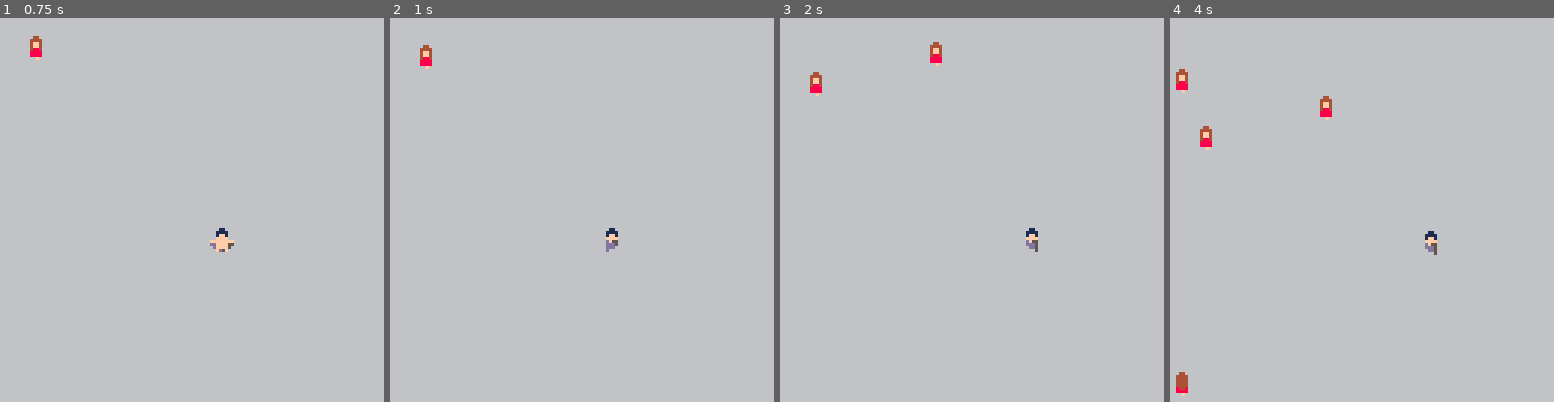
Above: before the commit, frames 1-4 (left to right).
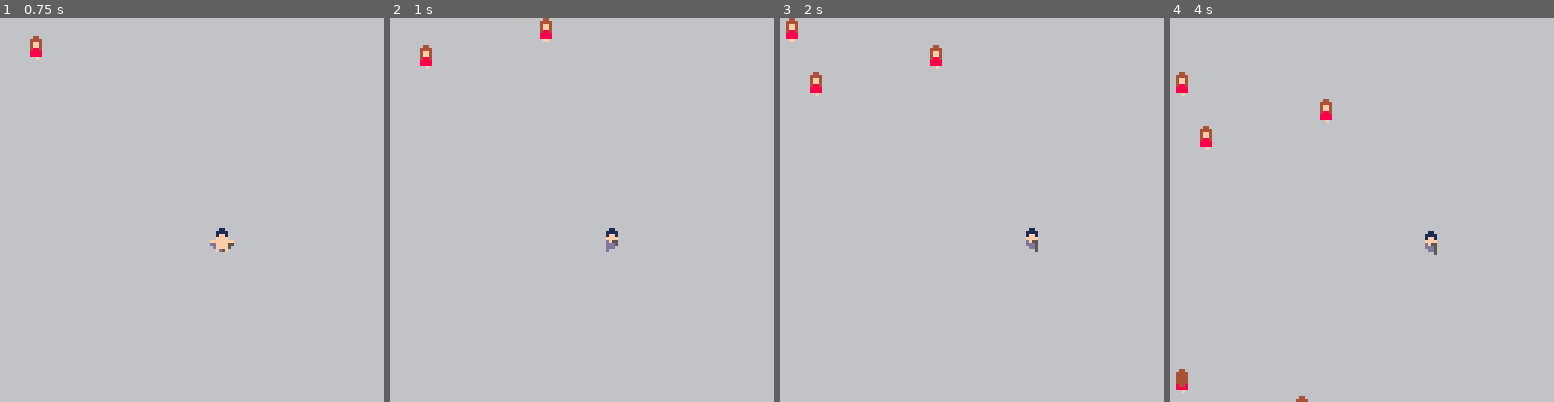
Above: after the commit, the same moments.

Repository: Wagomu056/SKing
Game: PICO-8 cartridge s-king.p8
The game is run twice, just before and just after one commit, with the same random seed, the same clock (stepped at 60 frames per second) and the same inputs.
Inputs:
- Up to frame 1 (0.75 s): tap O (Z key) at 0.7 s
- Up to frame 2 (1 s): no input
- Up to frame 3 (2 s): hold Right from 1.6 s (still down); tap O (Z key) at 1.7 s
- Up to frame 4 (4 s): release Right at 2.1 s; tap O (Z key) every 0.4 s from 2.1 to 3.7 s; hold Up 2.15-2.42 s; hold Right 2.47-3.03 s; hold Left 3.08-3.58 s; hold Down 3.63-3.97 s

Frame 1 is identical in both runs. In frame 2, 0.2% of the frame differs, in the area x 39-43%, y 0-7%; in frame 3, 0.3%; in frame 4, 0.3%, in the area x 1-43%, y 13-100%.

Commit message:
リファクタ

Diff:
--- a/s-king.p8
+++ b/s-king.p8
@@ -27,6 +27,8 @@
 girl={}
 girl.new=function()
 	local obj=actor.new(0x10)
+	-- normal,wonder,escape
+	obj.status="normal"
 
 	obj.start_move=function(self,x,y,dir_type)
 		self.x=x;self.y=y
@@ -84,125 +86,132 @@
 		end
 	end
 end
---[[
-members
---]]
-actors={}
-
-pl=actor.new()
-pl.is_real=true
-add(actors,pl)
-
-gl_cnt=10
-gls={}
-for i=1,gl_cnt do
-	gls[i]=girl.new()
-	add(actors,gls[i])
-end
 
 --[[
 original func
 --]]
 function _init()
-	pl.x=70
-	pl.y=70
-	init_girls()
-
+	actors={}
+
+	--player
+	pl=actor.new()
+	add(actors,pl)
+	init_player(pl)
+
+	--girls
+	girls_max=10
+	girls={}
+	for i=1,girls_max do
+		girls[i]=girl.new()
+		add(actors,girls[i])
+	end
+	init_girls(girls,girls_max)
+
+	--debug
 	debug_init()
 end
 
 function _update()
-	update_player()
-	update_girls_wave()
-	update_girls()
+	update_player(pl)
+	update_girls_wave(girls)
+	update_girls(girls)
 end
 
 function _draw()
 	rectfill(0,0,127,127,6)
+
+	--draw all actor
 	draw_actors=actors
 	sort_min_y(draw_actors)
 	foreach(draw_actors,draw_actor)
-	--draw_girls(0,pl.y)
-	--draw_player()
-	--draw_girls(pl.y,127)
 end
 
 --[[
 girls functions
 --]]
-function init_girls()
-	for i=1,gl_cnt do
+function init_girls(gls,cnt_m)
+	for i=1,cnt_m do
 		gls[i].x=10*i
 		gls[i].y=10*i
 	end
 end
 
-function update_girls()
-	update_girls_ai()
-	update_girls_anim()
-end
-
-function update_girls_ai()
+function update_girls(gls)
+	update_girls_ai(gls)
+	update_girls_anim(gls)
+end
+
+function update_girls_ai(gls)
 	foreach(gls,move_girl)
 end
 
-girls_move_speed=0.3
-function move_girl(girl)
-	if(not girl.is_real)return
-
-	if girl.dir_type=="up" then
-		girl.y-=girls_move_speed
+function move_girl(gl)
+	if(not gl.is_real)return
+
+	local girls_move_speed=0.3
+	if gl.dir_type=="up" then
+		gl.y-=girls_move_speed
 	else
-		girl.y+=girls_move_speed
-	end
-end
-
-function update_girls_anim()
+		gl.y+=girls_move_speed
+	end
+end
+
+function update_girls_anim(gls)
 	foreach(gls,anim_actor)
 end
 
-function draw_girls(min_y,max_y)
-	local spr_offset=0x10
-	for i,gl in pairs(gls) do
-		if gl.y>=min_y and gl.y<=max_y then
-			draw_actor(gl)
-		end
-	end
-end
-
 --[[
 girls wave
 --]]
-gl_wave_t=0--countdown timer
+gl_wave_t=0--countdown
 gl_wave_interval=30
 gl_wave={0,1,4,5,6,9,10,11,14,15}
-function update_girls_wave()
+gl_wave_max=5
+function update_girls_wave(gls)
+	unreal_if_needed(gls)
+
+	-- limit
+	local real_cnt=get_real_girl_count(gls)
+	if(real_cnt>=gl_wave_max) return;
+
+	-- timer
+	gl_wave_t-=1
+	if(gl_wave_t>0) return;
+
+	-- can enable
+	gl_wave_t=gl_wave_interval
+	local ebl_gl=get_can_enable_girl(gls)
+	if(ebl_gl==nil) return;
+
+	-- start girl
+	dir_type="up"
+	if flr(rnd(2))==1 then
+		dir_type="down"
+	end
+	local y=(dir_type=="up")and 127 or 0
+	local w_idx=flr(rnd(#gl_wave))+1
+	local x=gl_wave[w_idx]*8
+
+	ebl_gl:start_move(x,y,dir_type)
+end
+
+function get_real_girl_count(gls)
+	local cnt=0
+	for i,gl in pairs(gls) do
+		if(gl.is_real) cnt+=1
+	end
+	return cnt
+end
+
+function unreal_if_needed(gls)
 	for i,gl in pairs(gls) do
 		if gl.is_real then
-			if(gl.y<=0 or gl.y>=127) gl.is_real=false;break
+			if(gl.y<=0 or gl.y>=127) gl.is_real=false;
 		end
 	end
-
-	if gl_wave_t<=0 then
-		gl_wave_t=gl_wave_interval
-		local ebl_gl=get_can_enable_girl()
-		if ebl_gl~=nil then
-			dir_type="up"
-			if flr(rnd(2))==1 then
-				dir_type="down"
-			end
-			local y=(dir_type=="up")and 127 or 0
-			local w_idx=flr(rnd(#gl_wave))+1
-			local x=gl_wave[w_idx]*8
-
-			ebl_gl:start_move(x,y,dir_type)
-		end
-	else
-		gl_wave_t-=1
-	end
-end
-
-function get_can_enable_girl()
+end
+
+function get_can_enable_girl(gls)
 	for i,gl in pairs(gls) do
 		if not gl.is_real then
 			return gl
@@ -214,33 +223,35 @@
 --[[
 player functions
 --]]
-function update_player()
+function init_player(p)
+	p.is_real=true
+	p.x=70
+	p.y=70
+end
+
+function update_player(p)
 	-- pushed action
 	if(btn(4))then
-			switch_open()
+			switch_open(p)
 	-- move
 	else
-		if(btn(0))pl.x-=1
-		if(btn(1))pl.x+=1
-		if(btn(2))pl.y-=1;pl:switch_dir("up")
-		if(btn(3))pl.y+=1;pl:switch_dir("down")
-
-		update_player_anim()
-	end
-end
-
-function draw_player()
-	draw_actor(pl)
-end
-
-function update_player_anim()
+		if(btn(0))p.x-=1
+		if(btn(1))p.x+=1
+		if(btn(2))p.y-=1;p:switch_dir("up")
+		if(btn(3))p.y+=1;p:switch_dir("down")
+
+		update_player_anim(p)
+	end
+end
+
+function update_player_anim(p)
 	-- if open switch just now
-	if(band(pl.spr_idx,0x6)==0x6)switch_foot_actor(pl);return
-	anim_actor(pl)
-end
-
-function switch_open()
-	pl.spr_idx=bor(pl.spr_idx,0x6)
+	if(band(p.spr_idx,0x6)==0x6)switch_foot_actor(p);return
+	anim_actor(p)
+end
+
+function switch_open(p)
+	p.spr_idx=bor(p.spr_idx,0x6)
 end
 
 --[[
